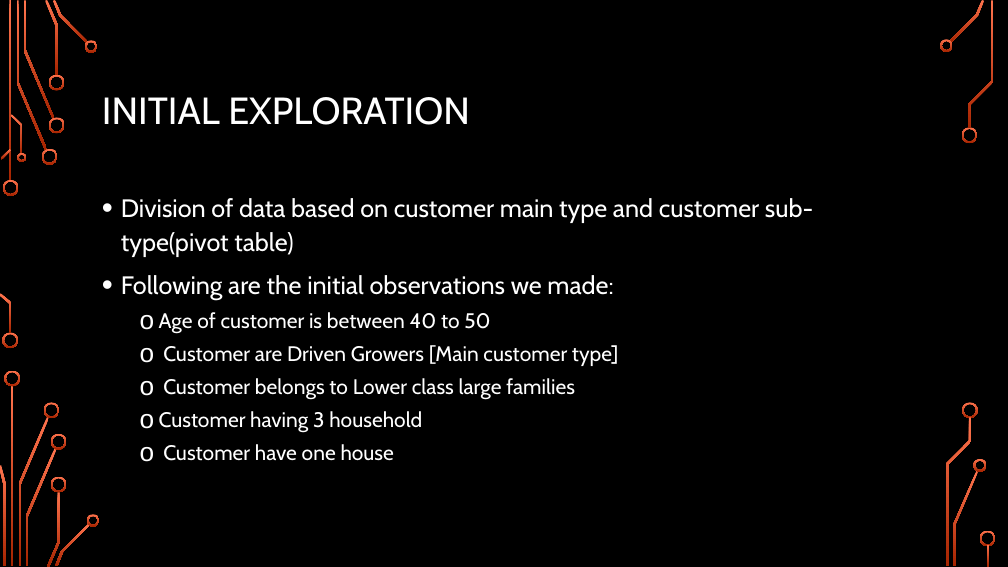
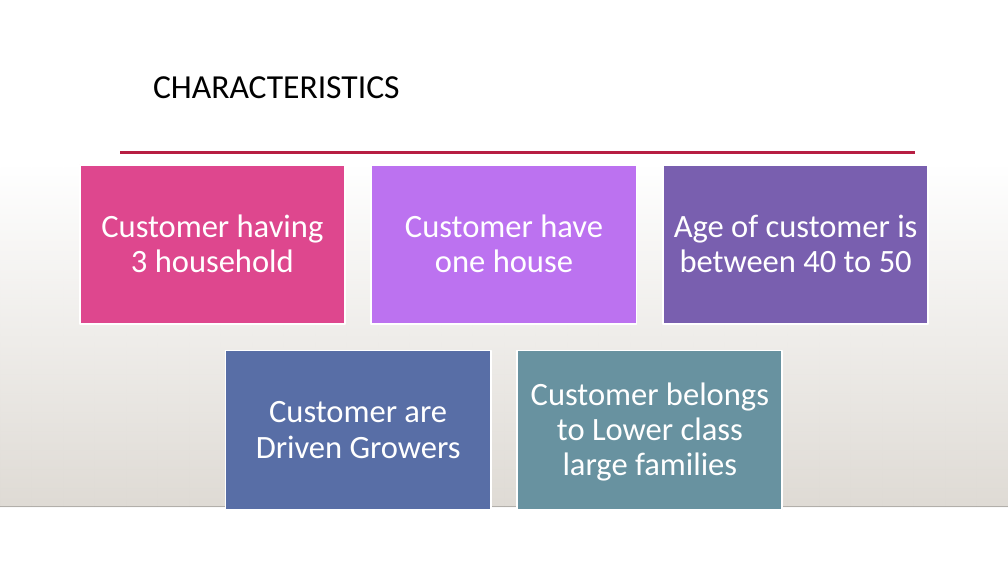
Before and after one commit to karimkhamwani/data-mining, a slide deck: slide 7 of Caravan.pptx. Drawn at 1008x567 pixels with LibreOffice and Linux fonts; fonts in the diff are those of the drawing; background and template pictures are left out. Boxes give left, top, right and bottom in pixels: in the first picture for what was removed or moved away, otherwise in the second. Text is boxed around its words. In the diff, an @@ line names an element or a change of style, - is before the commit and + after.

```diff
--- a/Caravan.pptx
+++ b/Caravan.pptx
@@ background picture (left out) to #FFFFFF @@
@@ title "CHARACTERISTICS" at bbox=[153, 76, 400, 99]: vertical alignment middle to top @@
@@ title at bbox=[153, 76, 400, 99]: text changed; size 36 to 32 pt; font Cabin to Calibri; text colour #FFFFFF to #000000 @@
-INITIAL EXPLORATION
+CHARACTERISTICS
@@ rectangle added at bbox=[0, 167, 1008, 507], fill gradient #DFDBD5 @@
@@ line added from (120, 153) to (915, 153), #B71E42 2.5 pt @@
@@ text removed at bbox=[121, 198, 813, 461] @@
-• Division of data based on customer main type and customer sub-type(pivot table)
-• Following are the initial observations we made:
-  o Age of customer is between 40 to 50
-  o Customer are Driven Growers [Main customer type]
-  o Customer belongs to Lower class large families
-  o Customer having 3 household
-  o Customer have one house
@@ group added at bbox=[80, 165, 929, 510]: 5 rectangles, 5 texts @@
+Customer having 3 household
+Customer have one house
+Age of customer is between 40 to 50
+Customer are Driven Growers
+Customer belongs to Lower class large families
@@ line added from (0, 507) to (1008, 507), #000001 1 pt @@
@@ group removed at bbox=[0, 0, 996, 567]: 33 freeform shapes, 3 rectangles @@
```
Also in this commit, not shown: 11 other slides changed, 1 slide added, 1 slide removed, 1 other file.
